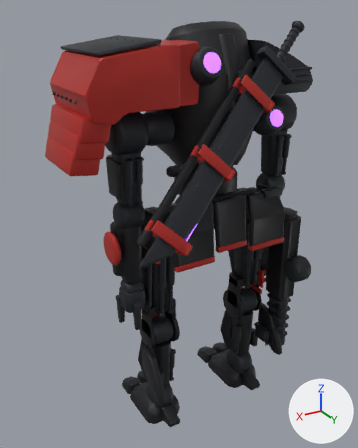
The FBX model tf2/expansion/titan/model/v3/L/unity/titan_l2_v3.fbx: old version first, new version second.
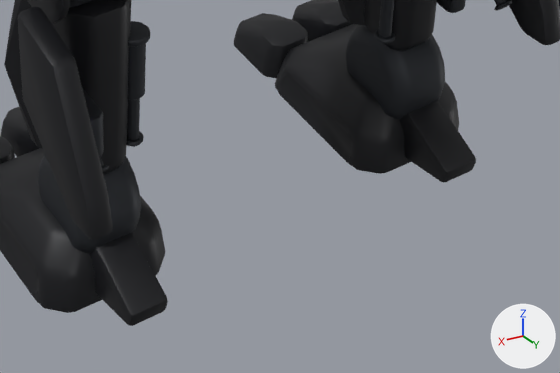
Each version appears first whole from a 50 mm lens placed at (3.74, 5.5, 5.98), pointed at (0.37, -0.11, 3.18), and next in a close-up on the part from 38% to 79% of the width and 77% to 98% of the height. The axes (+X, +Y, +Z) are drawn at lower right. The lights are the same throughout. The older version's two pictures come first. Where no turn or scale is listed for an object, it has been applied to the vertices. Vertices at exactly the same position are counted once.

The first close-up shows 'L2_Ankle_L', 'L2_Ankle_Piston_L', 'L2_Ankle_R', 'L2_Calf_Blade_L', 'L2_Calf_Blade_R', 'L2_Foot_L', 'L2_Foot_R', 'L2_Heel_Spur_L', 'L2_Heel_Spur_R', 'L2_Shin_L', 'L2_Shin_R', 'L2_Toe_R' and 8 more.
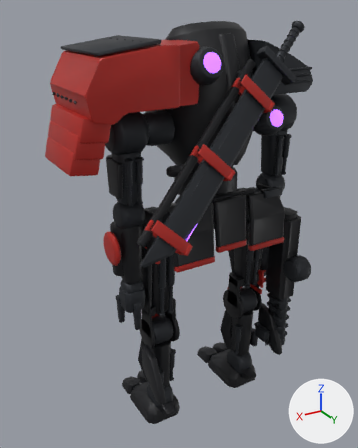
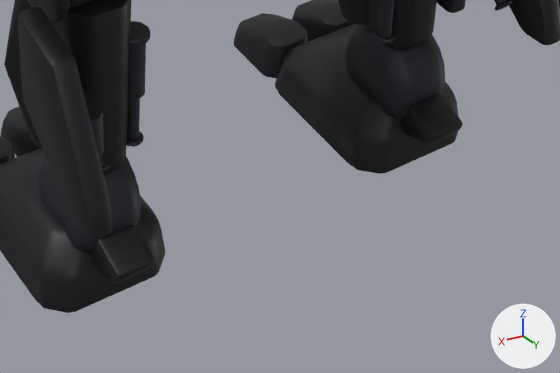
Diff of the bpy script that builds the scene:
```diff
--- a/tf2/expansion/titan/model/v3/L/unity/titan_l2_v3.fbx.py
+++ b/tf2/expansion/titan/model/v3/L/unity/titan_l2_v3.fbx.py
@@ me_l2_heel_spur_l @@
 # used by ob_l2_heel_spur_l; location = (0.785, 0.0, 0.38)
-me_l2_heel_spur_l.from_pydata(...)  # 56 vertices, 108 faces; spans x -0.085..0.095, y 0.101..0.495, z -0.356..-0.048
+me_l2_heel_spur_l.from_pydata(...)  # 56 vertices, 108 faces; spans x -0.085..0.095, y 0.102..0.392, z -0.234..-0.005
+# me_l2_heel_spur_l part 1: 56 of 56 vertices moved; they spanned x -0.085..0.095, y 0.101..0.495, z -0.356..-0.048 and now span x -0.085..0.095, y 0.102..0.392, z -0.234..-0.005; mean shift (0.0, -0.055, 0.1)
 me_l2_heel_spur_l.materials.append(mat_mat_primary)
@@ me_l2_heel_spur_r @@
 # used by ob_l2_heel_spur_r; location = (-0.785, 0.0, 0.38)
-me_l2_heel_spur_r.from_pydata(...)  # 56 vertices, 108 faces; spans x -0.095..0.085, y 0.101..0.495, z -0.356..-0.048
+me_l2_heel_spur_r.from_pydata(...)  # 56 vertices, 108 faces; spans x -0.095..0.085, y 0.102..0.392, z -0.234..-0.005
+# me_l2_heel_spur_r part 2: 56 of 56 vertices moved; they spanned x -0.095..0.085, y 0.101..0.495, z -0.356..-0.048 and now span x -0.095..0.085, y 0.102..0.392, z -0.234..-0.005; mean shift (0.0, -0.055, 0.1)
 me_l2_heel_spur_r.materials.append(mat_mat_primary)
```

Pixel boxes [x1, y1, x2, y2] of what changed, in the close-ups (560 x 373 px):
'L2_Heel_Spur_L', reshaped (18% narrower, 35% shorter): before [90, 233, 168, 326]; after [90, 224, 154, 284]
'L2_Heel_Spur_R', reshaped (17% narrower, 35% shorter): before [400, 101, 476, 182]; after [400, 93, 463, 145]
